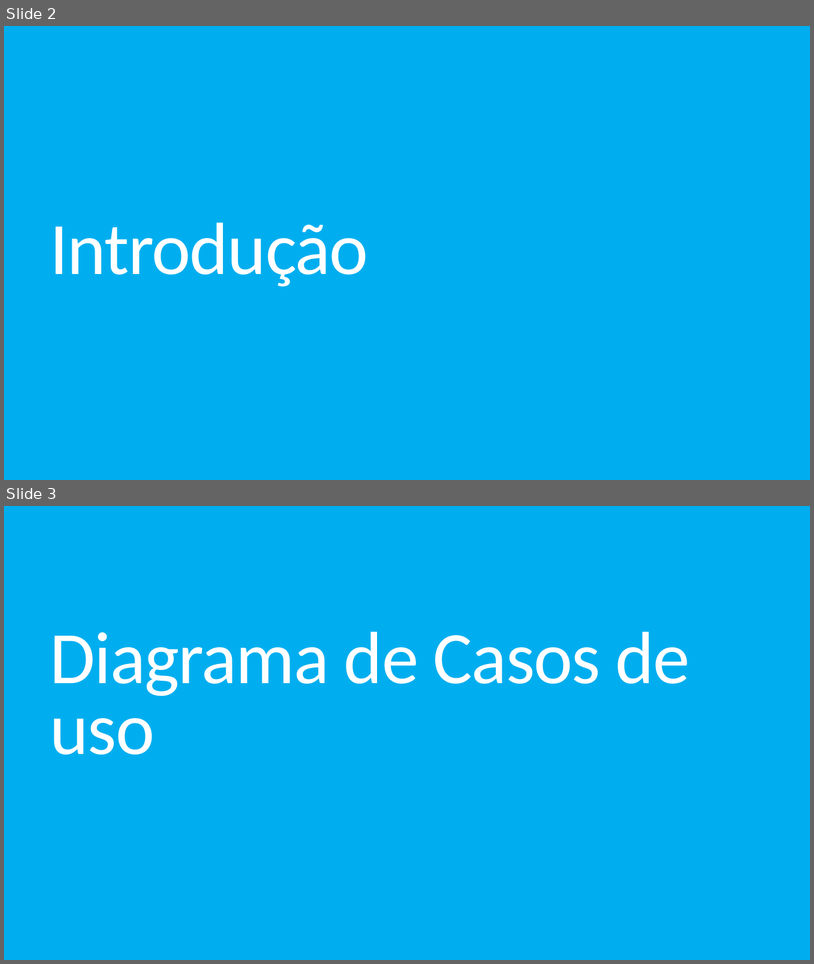
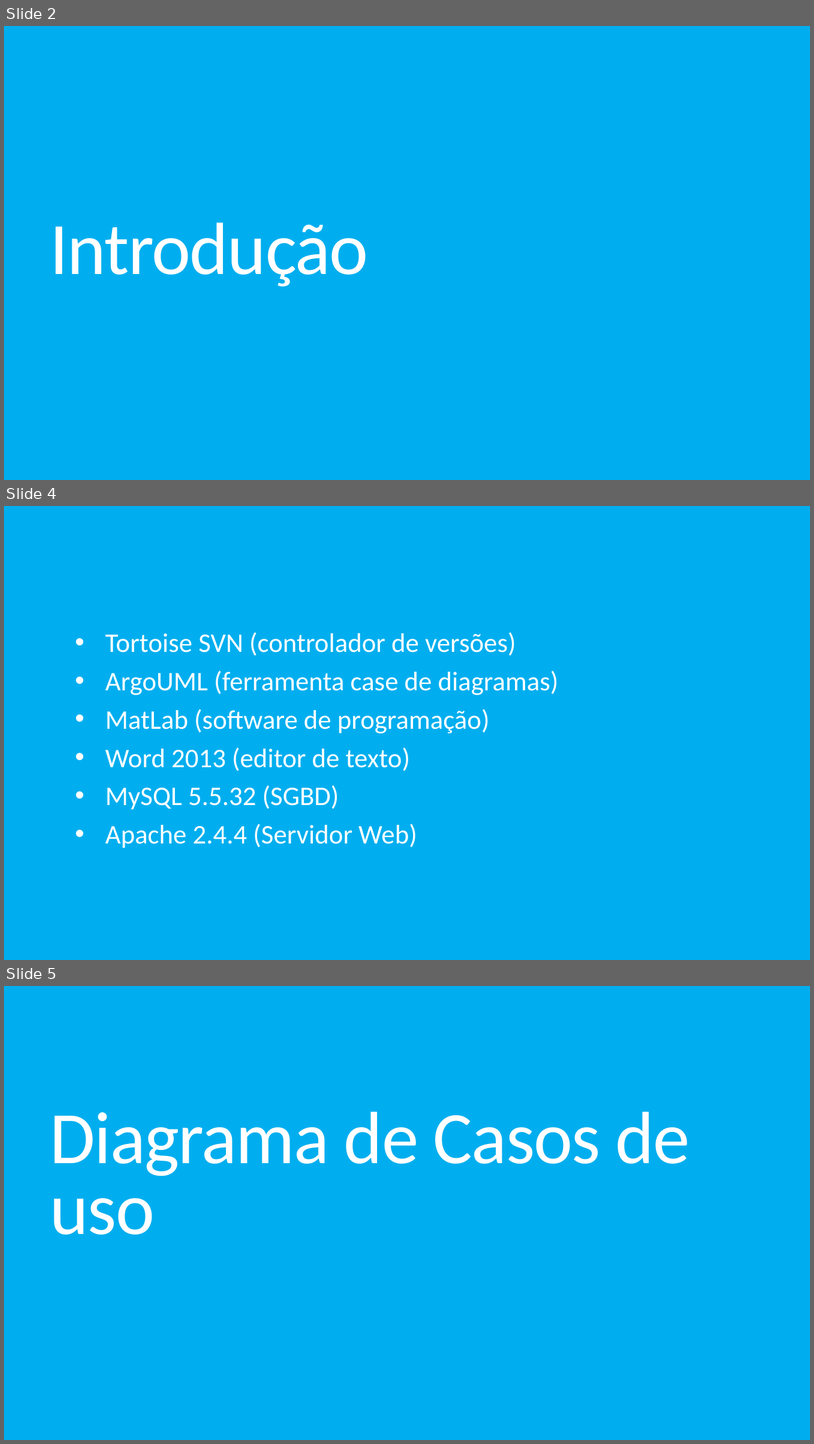
Before and after one commit to DouglasCPioC/engenharia-de-software-loja-de-motoboy, a slide deck: Slide/Projeto de uma empresa de motoboy.pptx. Shown one above the other, each under a label of ours: slides 2 and 3 before the commit, slides 2, 4 and 5 after it; the slides between them are not shown. The pictures are 814x964 and 814x1444 pixels, drawn with LibreOffice and Linux fonts; fonts in the diff are those of the drawing. Boxes give left, top, right and bottom in pixels: in the first picture for what was removed or moved away, otherwise in the second. Text is boxed around its words. In the diff, an @@ line names an element or a change of style, - is before the commit and + after.

```diff
--- a/Slide/Projeto de uma empresa de motoboy.pptx
+++ b/Slide/Projeto de uma empresa de motoboy.pptx
@@ slide 4 added at [4,506,810,960], background #00AEEF @@
@@ subtitle added at [105,632,559,848], 32 pt, text #FFFFFF @@
+• Tortoise SVN (controlador de versões)
+• ArgoUML (ferramenta case de diagramas)
+• MatLab (software de programação)
+• Word 2013 (editor de texto)
+• MySQL 5.5.32 (SGBD)
+• Apache 2.4.4 (Servidor Web)
@@ what was slide 3 is now slide 5 @@
```
Also in this commit, not shown: 4 slides changed, 8 other slides added, 3 slides removed, 1 other file.
